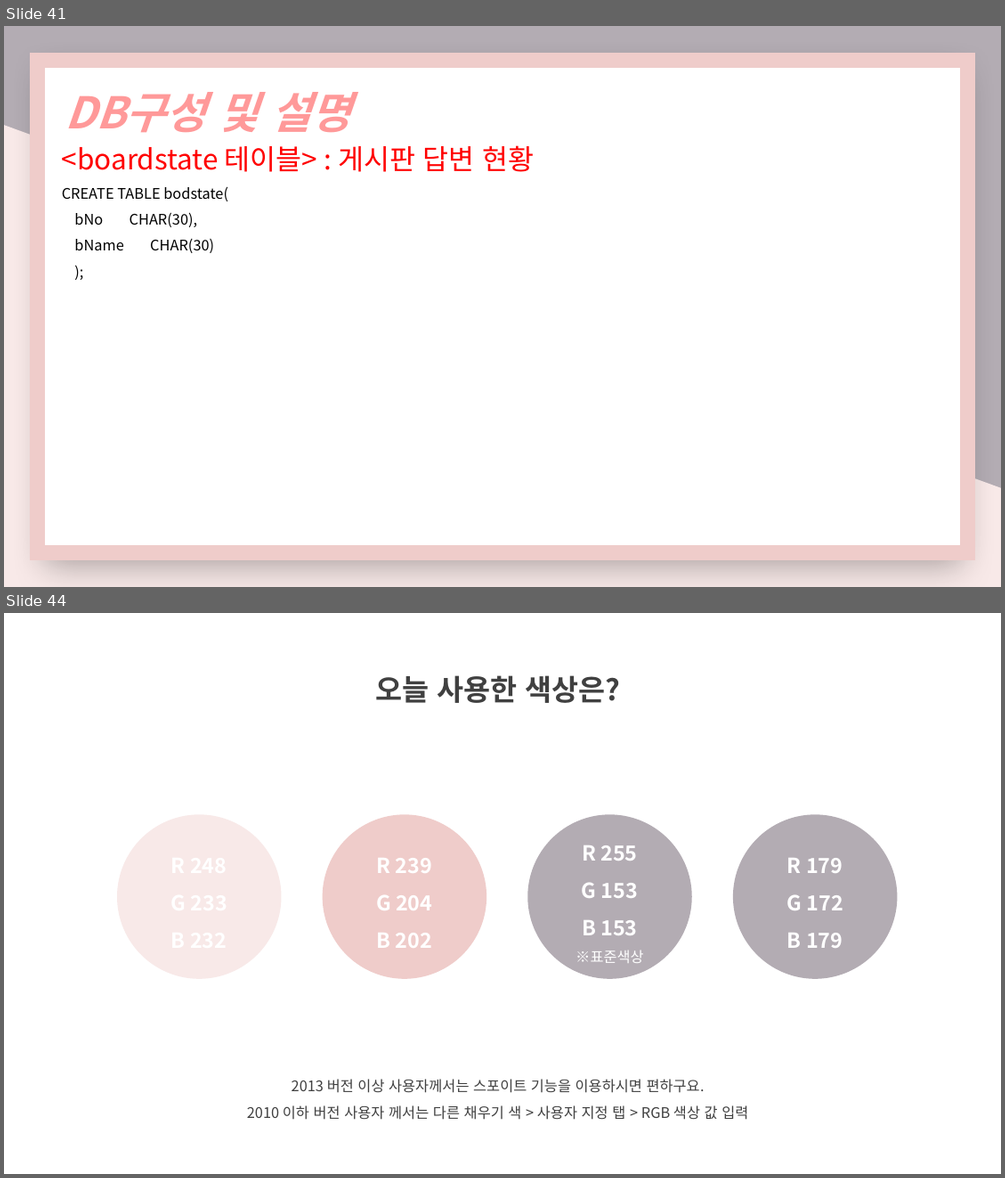
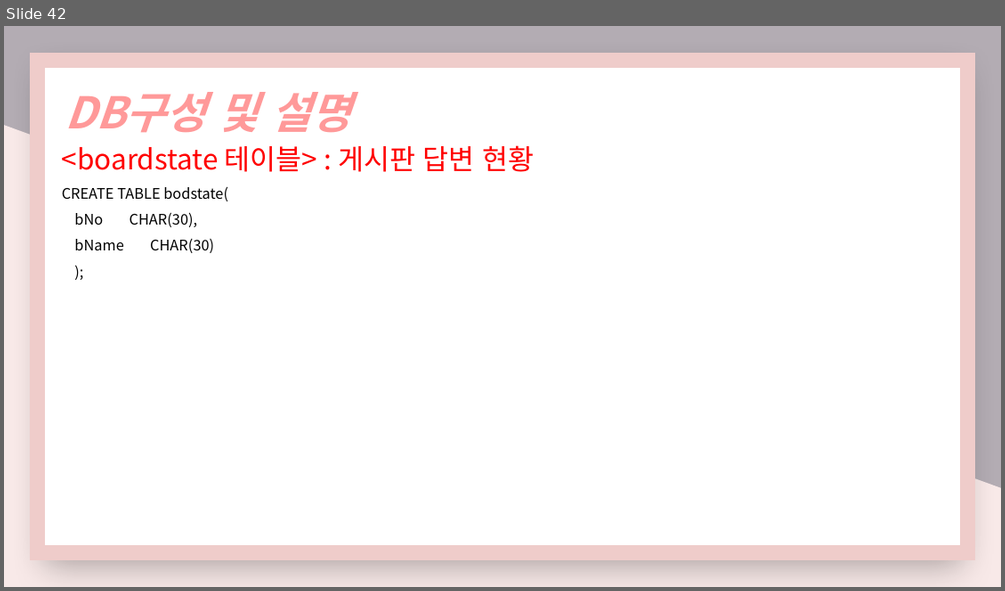
Before and after one commit to nimi2838/thecare, a slide deck: 졸작 기획서.pptx. Shown one above the other, each under a label of ours: slides 41 and 44 before the commit, slide 42 after it; the slides between them are not shown. The pictures are 1005x1178 and 1005x591 pixels, drawn with LibreOffice and Linux fonts; fonts in the diff are those of the drawing. Boxes give left, top, right and bottom in pixels: in the first picture for what was removed or moved away, otherwise in the second. Text is boxed around its words. In the diff, an @@ line names an element or a change of style, - is before the commit and + after.

```diff
--- a/졸작 기획서.pptx
+++ b/졸작 기획서.pptx
@@ slide 44 removed at bbox=[4, 613, 1001, 1174], background #FFFFFF @@
@@ text removed at bbox=[375, 675, 620, 703] @@
-오늘 사용한 색상은?
@@ ellipse removed at bbox=[117, 814, 282, 979] @@
@@ ellipse removed at bbox=[323, 814, 487, 979] @@
-R 239
-G 204
-B 202
@@ ellipse removed at bbox=[527, 814, 692, 979] @@
-R 255
-G 153
-B 153
-※표준색상
@@ ellipse removed at bbox=[733, 814, 898, 979] @@
-R 179
-G 172
-B 179
@@ text removed at bbox=[247, 1078, 748, 1119] @@
-2013 버전 이상 사용자께서는 스포이트 기능을 이용하시면 편하구요.
-2010 이하 버전 사용자 께서는 다른 채우기 색 > 사용자 지정 탭 > RGB 색상 값 입력
@@ what was slide 41 is now slide 42 @@
```
Also in this commit, not shown: 5 slides changed, 3 slides added, 4 other slides removed, 3 other files.
